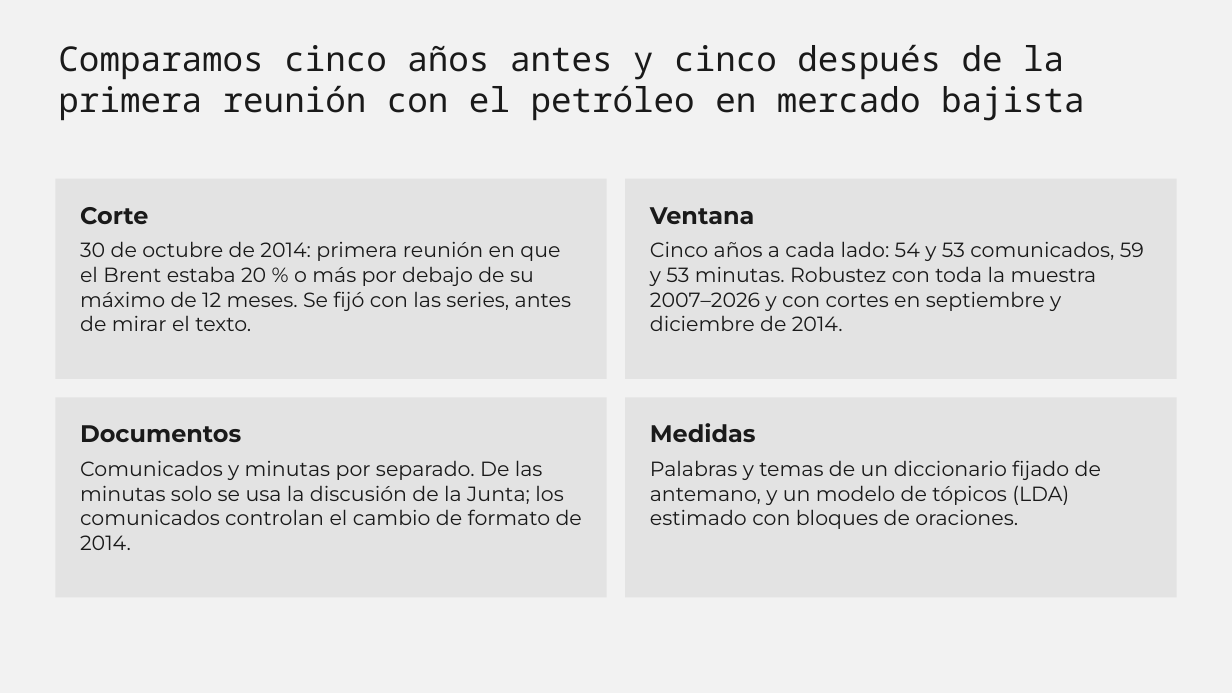
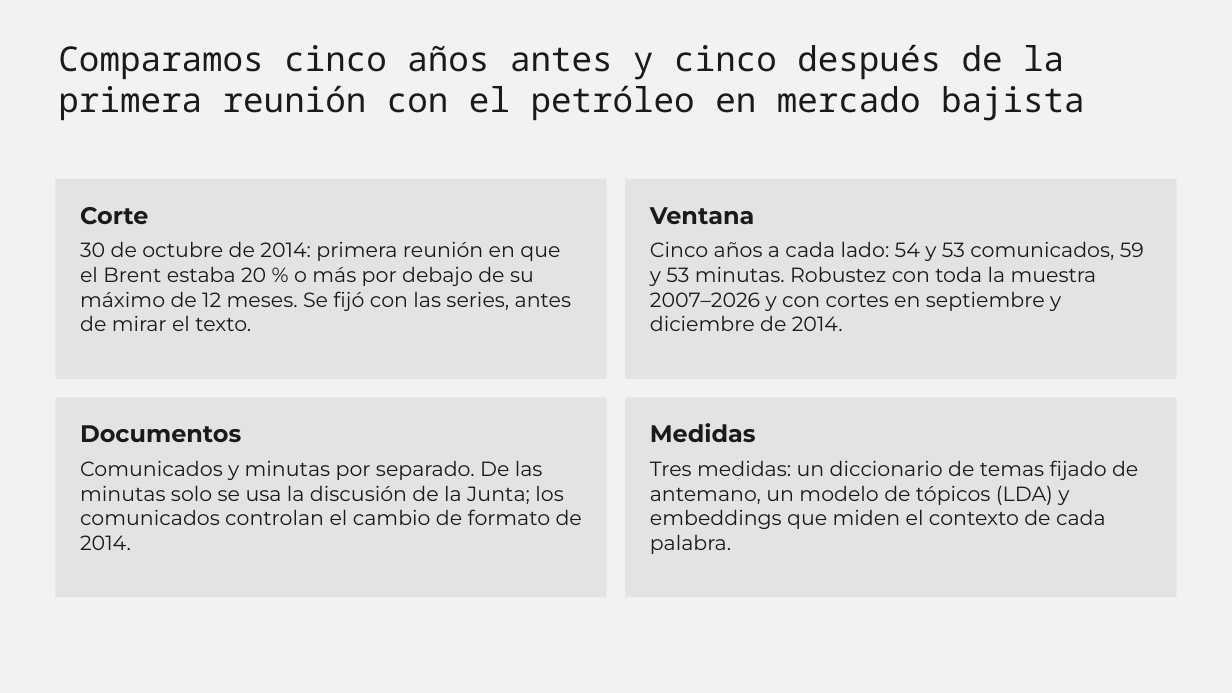
Before and after one commit to talleres-ECON3785/taller_03, a slide deck: slide 3 of 04_Presentaciones/borrador_presentacion.pptx. Drawn at 1232x693 pixels with LibreOffice and Linux fonts; fonts in the diff are those of the drawing. Boxes give left, top, right and bottom in pixels: in the first picture for what was removed or moved away, otherwise in the second. Text is boxed around its words. In the diff, an @@ line names an element or a change of style, - is before the commit and + after.

```diff
--- a/04_Presentaciones/borrador_presentacion.pptx
+++ b/04_Presentaciones/borrador_presentacion.pptx
@@ text at [650,460,1138,554]: text changed @@
-Palabras y temas de un diccionario fijado de antemano, y un modelo de tópicos (LDA) estimado con bloques de oraciones.
+Tres medidas: un diccionario de temas fijado de antemano, un modelo de tópicos (LDA) y embeddings que miden el contexto de cada palabra.
```
Also in this commit, not shown: 1 other slide changed, 2 slides added, 1 slide removed, 9 other files.
